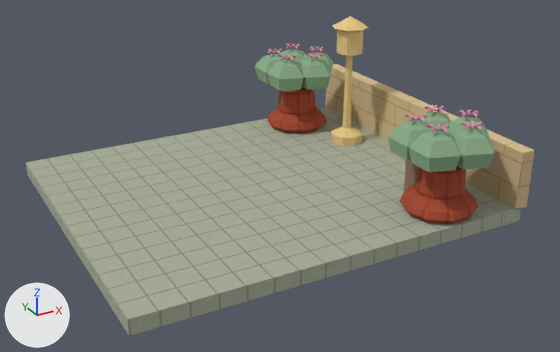
The OBJ model examples/showcase/res/aster/district-vestibule.obj as it was, and as the next commit left it.
Before and after are seen from a 50 mm lens placed at (-8.73, -13.23, 6.7), pointed at (-1.8, -0.61, 0.39). Every picture has the same lights, and +X, +Y and +Z are marked at lower left. The older version comes first. Where no turn or scale is listed for an object, it has been applied to the vertices.

The first picture shows 'district-vestibule'.
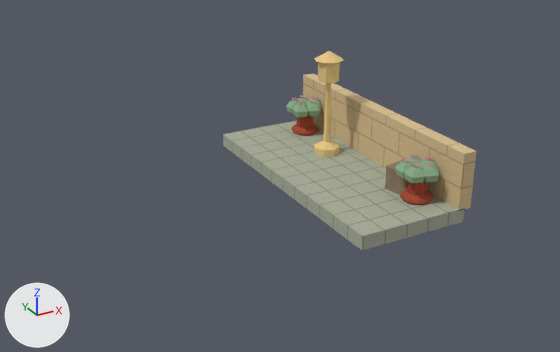
Changed parts and their boxes [x1, y1, x2, y2] in the pictures (560 x 352 px; the box of a moved part takes in the faces that stretch with it):
'district-vestibule', reshaped (50% narrower, 38% shorter): before [25, 16, 535, 336]; after [223, 51, 476, 250]
part 1 of me_district_vestibule, moved or reshaped: before [25, 108, 521, 336]; after [223, 120, 464, 250]
part 2 of me_district_vestibule, moved or reshaped: before [325, 64, 535, 210]; after [303, 73, 476, 211]
part 3 of me_district_vestibule, moved or reshaped: before [410, 166, 418, 178]; after [389, 171, 402, 193]
part 4 of me_district_vestibule, moved or reshaped (not visible before): after [402, 178, 408, 191]
part 5 of me_district_vestibule, moved or reshaped: before [404, 164, 411, 192]; after [385, 169, 389, 188]
part 6 of me_district_vestibule, moved or reshaped: before [405, 159, 419, 168]; after [386, 160, 404, 173]
part 7 of me_district_vestibule, moved or reshaped: before [409, 167, 418, 186]; after [388, 171, 403, 193]
part 8 of me_district_vestibule, moved or reshaped: before [331, 16, 368, 146]; after [314, 51, 344, 157]
part 9 of me_district_vestibule, moved or reshaped: before [267, 87, 326, 134]; after [291, 115, 319, 136]
part 10 of me_district_vestibule, moved or reshaped: before [301, 51, 333, 69]; after [307, 99, 321, 107]
part 11 of me_district_vestibule, moved or reshaped: before [308, 46, 325, 52]; after [310, 97, 318, 99]
part 12 of me_district_vestibule, moved or reshaped: before [300, 58, 332, 90]; after [307, 102, 321, 117]
part 13 of me_district_vestibule, moved or reshaped: before [388, 104, 495, 224]; after [395, 154, 439, 205]
part 14 of me_district_vestibule, moved or reshaped: before [255, 43, 323, 92]; after [286, 95, 317, 117]

Diff of the bpy script that builds the scene:
```diff
--- a/examples/showcase/res/aster/district-vestibule.obj.py
+++ b/examples/showcase/res/aster/district-vestibule.obj.py
@@ me_district_vestibule @@
 # used by ob_district_vestibule; location = (0.0, 0.0, 0.0)
-me_district_vestibule.from_pydata(...)  # 748 vertices, 1022 faces; spans x -6.0..2.15, y -3.8..3.7, z -0.27..3.0
+me_district_vestibule.from_pydata(...)  # 748 vertices, 1022 faces; spans x -1.4..1.15, y -3.0..3.0, z -0.27..2.4
+# me_district_vestibule part 1: the loose piece of 8 vertices spanning x -6.0..2.0, y -3.5..3.5, z -0.27..0.03 is scaled about its middle by (0.3, 0.857, 1), then moved by (1.8, 0.0, 0.0)
+# me_district_vestibule part 2: the loose piece of 8 vertices spanning x 1.85..2.15, y -3.5..3.5, z 0.0..1.2 is scaled about its middle by (1, 0.857, 1), then moved by (-1.0, 0.0, 0.0)
+# me_district_vestibule part 3: the loose piece of 8 vertices spanning x 0.31..0.52, y -2.75..-2.01, z 0.05..0.8 is scaled about its middle by 0.625, then moved by (-0.16, 0.63, -0.16)
+# me_district_vestibule part 4: the loose piece of 8 vertices spanning x 0.45..0.58, y -2.8..-2.66, z 0.01..0.82 is scaled about its middle by 0.625, then moved by (-0.19, 0.76, -0.16)
+# me_district_vestibule part 5: the loose piece of 8 vertices spanning x 0.3..0.43, y -2.1..-1.95, z 0.01..0.82 is scaled about its middle by 0.625, then moved by (-0.14, 0.5, -0.16)
+# me_district_vestibule part 6: the loose piece of 16 vertices spanning x 0.29..1.31, y -2.81..-1.79, z 0.74..0.85 is scaled about its middle by 0.625, then moved by (-0.3, 0.6, -0.3)
+# me_district_vestibule part 7: the loose piece of 18 vertices spanning x 0.33..0.47, y -2.69..-2.08, z 0.11..0.74 is scaled about its middle by 0.625, then moved by (-0.15, 0.63, -0.16)
+# me_district_vestibule part 8: the loose piece of 58 vertices spanning x 0.59..1.41, y 0.79..1.61, z 0.0..3.0 is scaled about its middle by 0.8, then moved by (-0.8, -0.4, -0.3)
+# me_district_vestibule part 9: the loose piece of 62 vertices spanning x -0.25..1.25, y 1.99..3.41, z 0.0..1.1 is scaled about its middle by 0.45, then moved by (-0.05, -0.5, -0.3)
+# me_district_vestibule part 10: the loose piece of 17 vertices spanning x 0.65..1.55, y 2.22..3.18, z 1.05..1.85 is scaled about its middle by 0.45, then moved by (-0.38, -0.5, -0.8)
+# me_district_vestibule part 11: the loose piece of 16 vertices spanning x 0.83..1.27, y 2.47..2.89, z 1.87..1.95 is scaled about its middle by 0.45, then moved by (-0.35, -0.49, -1.05)
+# me_district_vestibule part 12: the loose piece of 17 vertices spanning x 0.27..1.17, y 1.7..2.65, z 1.05..1.85 is scaled about its middle by 0.45, then moved by (-0.17, -0.21, -0.8)
+# me_district_vestibule part 13: 227 of the vertices in x -0.35..1.55, y -3.8..-1.8, z 0.0..1.95 are scaled about their middle by 0.45, then moved by (-0.11, 0.6, -0.54)
+# me_district_vestibule part 14: 115 of the vertices in x -0.35..1.17, y 1.9..3.7, z 1.05..1.95 are scaled about their middle by 0.45, then moved by (0.0, -0.55, -0.82)
+# other edits to the shape of me_district_vestibule do not show in these pictures
 me_district_vestibule.materials.append(mat_paving)
```
